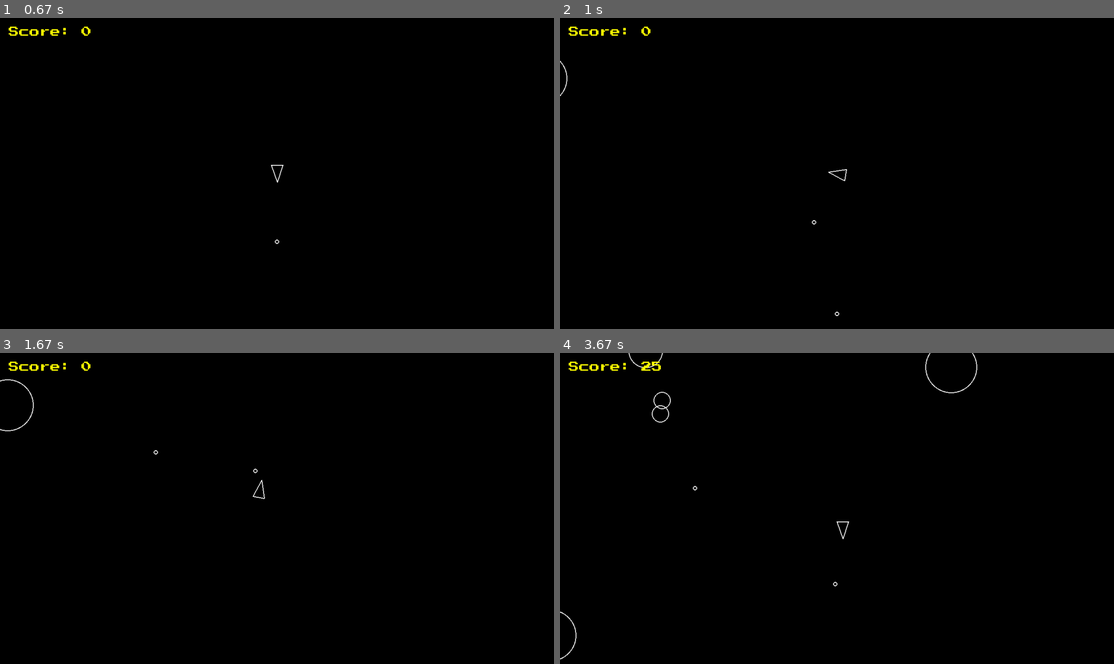
Above: before the commit, frames 1-4 (two rows, left to right).
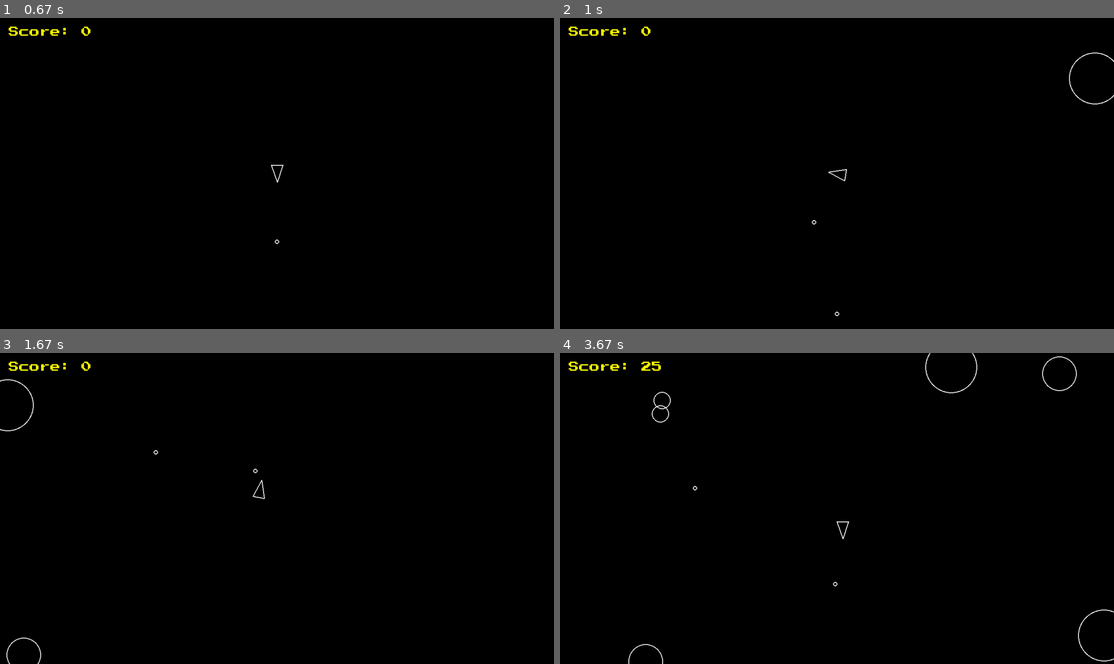
Above: after the commit, the same moments.

Repository: RedMarshmellow/pygame-asteroids
Game: pygame game, started from main.py
Same seed, same stepped clock (60 frames per second), same inputs: the game is played once before the commit and once after it.
Inputs:
- Up to frame 1 (0.67 s): tap Space at 0.33 s
- Up to frame 2 (1 s): hold D from 0.67 s (still down); tap Space at 0.73 s
- Up to frame 3 (1.67 s): tap Space at 1.03, 1.23, 1.57 s; release D at 1.13 s; hold W 1.17-1.47 s; hold D from 1.5 s (still down)
- Up to frame 4 (3.67 s): tap Space at 1.87, 2.07, 2.37, 2.63, 2.97, 3.27, 3.4 s; release D at 1.97 s; hold A 2-2.53 s; hold S 2.57-2.87 s; hold A 2.9-3.3 s; hold W from 3.33 s (still down)

Frame 1 is identical in both runs. In frame 2, 0.1% of the frame differs, in the area x 0-100%, y 11-28%; in frame 3, less than 0.1%; in frame 4, 0.3%, in the area x 0-100%, y 0-100%.

Commit message:
feat: Implement Screen Wrapping.

Diff:
--- a/asteroid.py
+++ b/asteroid.py
@@ -1,7 +1,7 @@
 import random
 from logger import log_event
 from constants import ASTEROID_MIN_RADIUS
-from constants import LINE_WIDTH
+from constants import LINE_WIDTH, SCREEN_WIDTH, SCREEN_HEIGHT
 import pygame
 from circleshape import CircleShape
 
@@ -15,6 +15,8 @@
 
     def update(self, dt):
         self.position += self.velocity * dt
+        self.position.x %= SCREEN_WIDTH
+        self.position.y %= SCREEN_HEIGHT
 
     def split(self):
         self.kill()
--- a/circleshape.py
+++ b/circleshape.py
@@ -1,4 +1,5 @@
 import pygame
+
 
 class CircleShape(pygame.sprite.Sprite):
     def __init__(self, x, y, radius):
--- a/player.py
+++ b/player.py
@@ -1,11 +1,17 @@
 from constants import PLAYER_SHOOT_COOLDOWN_SECONDS
 from constants import PLAYER_SHOOT_SPEED
 import pygame
-from constants import SHOT_RADIUS
+from constants import (
+    SHOT_RADIUS,
+    PLAYER_SPEED,
+    PLAYER_RADIUS,
+    LINE_WIDTH,
+    PLAYER_TURN_SPEED,
+    SCREEN_WIDTH,
+    SCREEN_HEIGHT,
+)
 from shot import Shot
-from constants import PLAYER_SPEED
 from circleshape import CircleShape
-from constants import PLAYER_RADIUS, LINE_WIDTH, PLAYER_TURN_SPEED
 
 
 class Player(CircleShape):
@@ -49,6 +55,8 @@
         rotated_vector = unit_vector.rotate(self.rotation)
         rotated_with_speed_vector = rotated_vector * PLAYER_SPEED * dt
         self.position += rotated_with_speed_vector
+        self.position.x %= SCREEN_WIDTH
+        self.position.y %= SCREEN_HEIGHT
 
     def shoot(self):
         if self.shot_cooldown_timer > 0:
--- a/shot.py
+++ b/shot.py
@@ -1,6 +1,7 @@
 from constants import LINE_WIDTH
 import pygame
 from circleshape import CircleShape
+
 
 class Shot(CircleShape):
     def __init__(self, x, y, radius):
@@ -9,5 +10,5 @@
     def draw(self, screen):
         pygame.draw.circle(screen, "white", self.position, self.radius, LINE_WIDTH)
 
-    def update(self,dt):
-        self.position += self.velocity*dt
+    def update(self, dt):
+        self.position += self.velocity * dt
